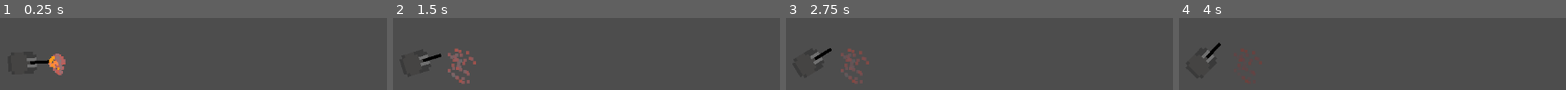
Above: before the commit, frames 1-4 (left to right).
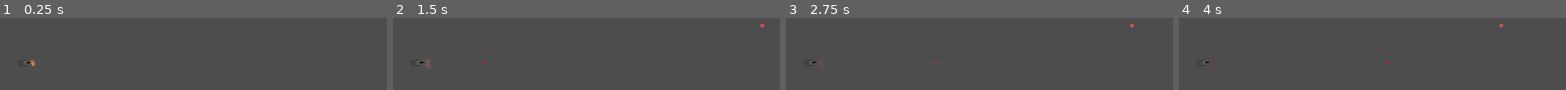
Above: after the commit, the same moments.

Repository: ObfuscatedOwl/bote-game
Game: Godot game, scene res://scenes/turretTestScene.tscn
Two runs of this game, one before a commit and one after it. Both use one fixed random seed, a clock stepped at 60 frames per second and the inputs below. This scene is started directly instead of the project's main scene.
Inputs (mouse positions are in pixels of both pictures, inside the frame that each line leads up to):
- Up to frame 1 (0.25 s): no input
- Up to frame 2 (1.5 s): tap Enter (runRotor) at 0.5 s; move the mouse to (574, 42) at 0.52 s; hold Right (ui_right) 0.53-1.25 s; tap D (D) at 0.6 s; click (574, 42) at 0.67 s; tap S (S) at 0.8 s; tap Space at 1.25 s; drag from (outside the picture) to (outside the picture) at 1.27 s
- Up to frame 3 (2.75 s): move the mouse to (outside the picture) at 2.02 s; hold Right (ui_right) from 2.03 s (still down); tap A (A) at 2.1 s; tap S (S) at 2.3 s
- Up to frame 4 (4 s): release Right (ui_right) at 2.75 s; drag from (outside the picture) to (outside the picture) at 2.77 s; move the mouse to (outside the picture) at 3.52 s; hold Left (ui_left) from 3.53 s (still down); tap S (S) at 3.6 s

The runs differ from the first frame. In frame 1, 1.3% of the frame differs, in the area x 6-17%, y 49-80%; in frame 2, 1.8%, in the area x 6-96%, y 7-92%; in frame 3, 1.4%; in frame 4, 0.8%.

Commit message:
debugging the gun firing program
wip doing this so lightning can continue to work on it

Diff:
--- /dev/null
+++ b/bote game/scenes/bullet.gd
@@ -0,0 +1,6 @@
+extends Node2D
+
+var velocity:Vector2
+
+func _process(delta):
+	position += velocity * delta
--- a/bote game/scenes/bullet.tscn
+++ b/bote game/scenes/bullet.tscn
@@ -1,3 +1,10 @@
-[gd_scene format=3 uid="uid://dpe3cg4ymnbca"]
+[gd_scene load_steps=3 format=3 uid="uid://dpe3cg4ymnbca"]
+
+[ext_resource type="Script" path="res://scenes/bullet.gd" id="1_cbdll"]
+[ext_resource type="Texture2D" uid="uid://bwwglaykga4y3" path="res://sprites/botes/rudder.png" id="2_r42a1"]
 
 [node name="bullet" type="Node2D"]
+script = ExtResource("1_cbdll")
+
+[node name="bulletSprite" type="Sprite2D" parent="."]
+texture = ExtResource("2_r42a1")
--- a/bote game/scenes/turretTestScene.tscn
+++ b/bote game/scenes/turretTestScene.tscn
@@ -11,9 +11,15 @@
 script = ExtResource("1_ji4t0")
 
 [node name="NavigationRegion2D" type="NavigationRegion2D" parent="."]
+visible = false
 scale = Vector2(100, 100)
 navigation_polygon = SubResource("NavigationPolygon_a4iwp")
 
 [node name="Polygon2D" type="Polygon2D" parent="NavigationRegion2D"]
 visible = false
 polygon = PackedVector2Array(-440, -277, -77, -278, -298, -164, -192, -16, 60, -268, 95, -215, 148, -302, 367, -236, 191, -184, 397, -52, 348, 313, -499, 222)
+
+[node name="bullets" type="Sprite2D" parent="."]
+
+[node name="Camera2D" type="Camera2D" parent="."]
+zoom = Vector2(1.481, 1.481)
--- a/bote game/scripts/turret.gd
+++ b/bote game/scripts/turret.gd
@@ -7,22 +7,25 @@
 #~~~~~~~ ... ~~~~~~~#
 
 const bullet = preload("res://scenes/bullet.tscn")
+var bulletNode
 
 const muzzleSpeed = 50
-var reloadFull = 20
+var reloadFull = 4
 var reloading = 20
 
-const adjustmentIterations = 5
+const adjustmentIterations = 10
 var targeting = true
-var globalTarget = Vector2(0, -40)
+var globalTarget = Vector2(400, -40)
 
-var relativeTargetVelocity = Vector2(-4, 0)
+var relativeTargetVelocity = Vector2(-20, 0)
 var adjustedTarget = Vector2.ZERO
 
-const turretTurnSpeed = 0.2
+const turretTurnSpeed = 0.8
 var relativeTurn = 0
 
 func _process(delta):
+	globalTarget += relativeTargetVelocity * delta
+
 	if (reloading < reloadFull):
 		reloading += delta
 	else:
@@ -60,3 +63,6 @@
 func fire():
 	$"Smoke".emitting = true
 	$"Fire".emitting = true
+	var newBullet = bullet.instantiate()
+	bulletNode.add_child(newBullet)
+	newBullet.velocity = Vector2.from_angle(rotation) * muzzleSpeed
--- a/bote game/scripts/turretTestScene.gd
+++ b/bote game/scripts/turretTestScene.gd
@@ -5,3 +5,13 @@
 func _ready():
 	var newTurret = turret.instantiate()
 	add_child(newTurret)
+	newTurret.bulletNode = $bullets
+	$bullets.add_child(newTurret)
+
+func _draw():
+	draw_circle($Turret.globalTarget, 2, Color(1, 1, 1, 0.5))
+	draw_circle($Turret.adjustedTarget, 2, Color(1, 0, 0, 0.5))
+
+
+func _process(delta):
+	queue_redraw()
